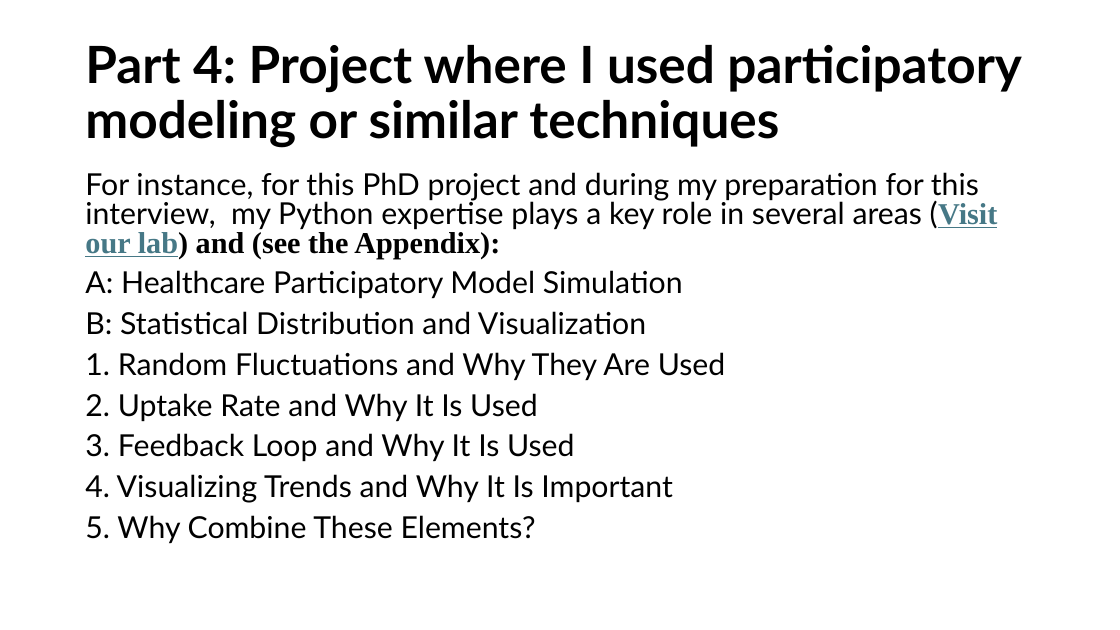
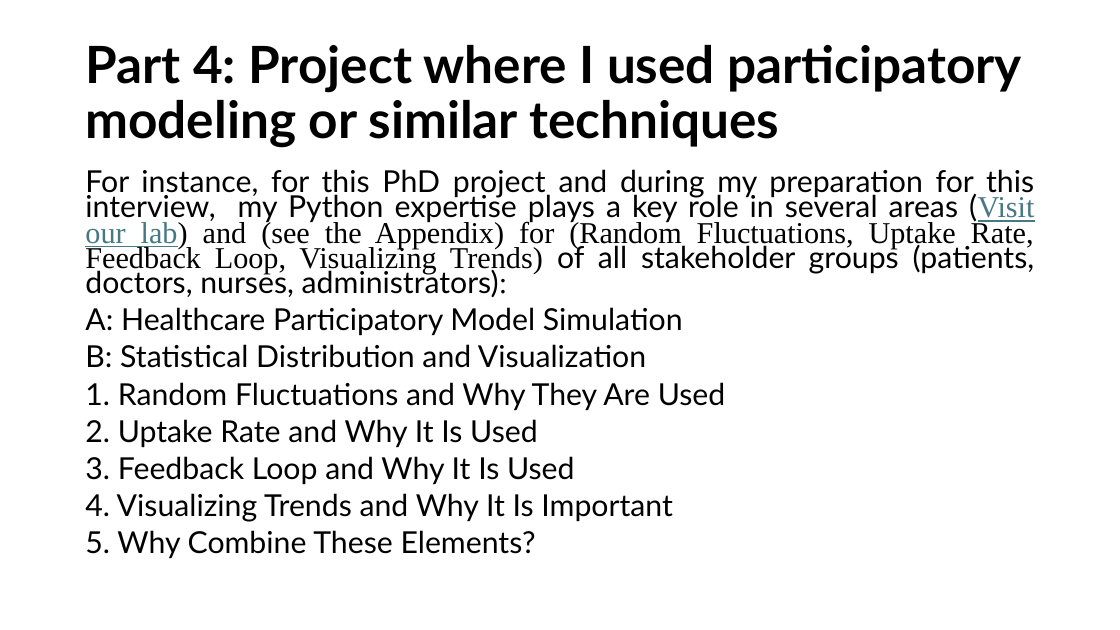
Before and after one commit to HeiderJeffer/Modeling-for-Societal-Complexity-in-Healthcare, a slide deck: slide 14 of Background and motivation.pptx. Drawn at 1120x630 pixels with LibreOffice and Linux fonts; fonts in the diff are those of the drawing. Boxes give left, top, right and bottom in pixels: in the first picture for what was removed or moved away, otherwise in the second. Text is boxed around its words. In the diff, an @@ line names an element or a change of style, - is before the commit and + after.

Commit message:
Numerical Example Simulation Steps
Numerical Example
Simulation Steps

```diff
--- a/Background and motivation.pptx
+++ b/Background and motivation.pptx
@@ text at [85,169,1035,297]: text changed @@
-For instance, for this PhD project and during my preparation for this interview, my Python expertise plays a key role in several areas (Visit our lab) and (see the Appendix):
+For instance, for this PhD project and during my preparation for this interview, my Python expertise plays a key role in several areas (Visit our lab) and (see the Appendix) for (Random Fluctuations, Uptake Rate, Feedback Loop, Visualizing Trends) of all stakeholder groups (patients, doctors, nurses, administrators):
@@ text at [85,307,725,558]: line spacing 0.8 to 0.7 @@
```
Also in this commit, not shown: 1 other slide changed, 23 slides added, 1 other file.
